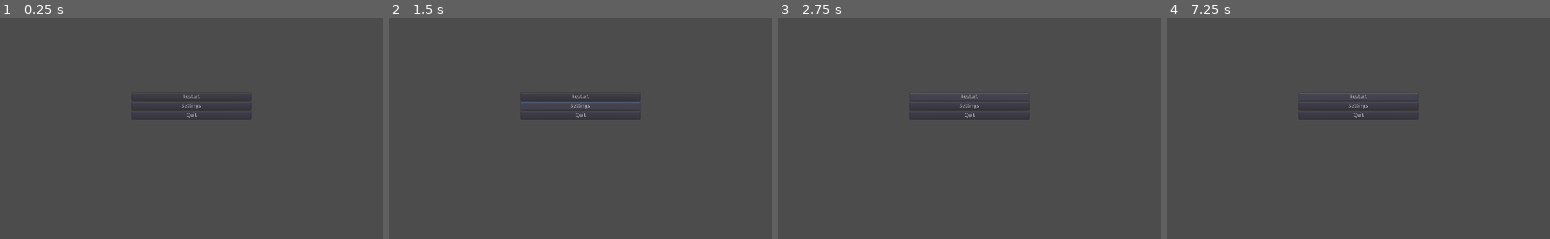
Above: before the commit, frames 1-4 (left to right).
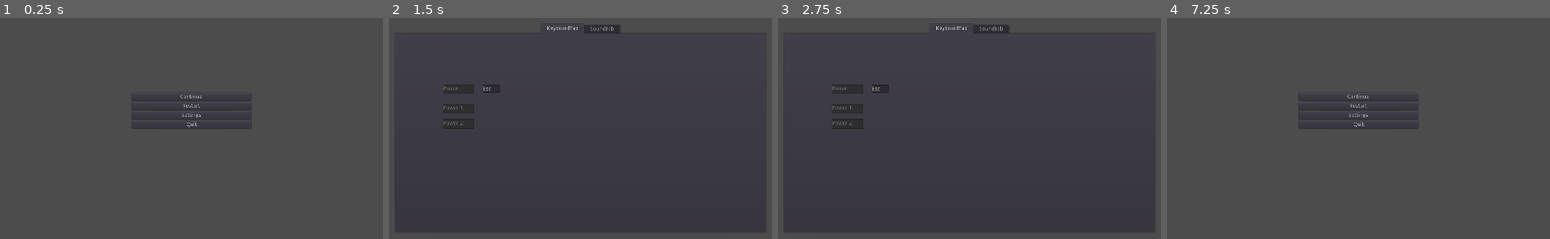
Above: after the commit, the same moments.

Repository: S-Blanco/GMTK_gamejam2023
Game: Godot game, scene res://Src/UI/Menu.tscn
Same seed, same stepped clock (60 frames per second), same inputs: the game is played once before the commit and once after it. The project has no main scene, so this scene is started directly.
Inputs (mouse positions are in pixels of both pictures, inside the frame that each line leads up to):
- Up to frame 1 (0.25 s): no input
- Up to frame 2 (1.5 s): click "Restart" at 0.5 s; click "Settings" at 1.25 s
- Up to frame 3 (2.75 s): click (969, 97) at 2 s, where only the run before the commit has a clickable "Restart"
- Up to frame 4 (7.25 s): click (1358, 97) at 2.75 s, where only the run before the commit has a clickable "Restart"; tap Enter at 3.5, 5, 6.5 s; tap Space at 4.25, 5.75 s; tap Escape at 7.15 s

The runs differ from the first frame. In frame 1, 0.3% of the frame differs, in the area x 34-66%, y 34-51%; in frame 2, 1.7%, in the area x 14-66%, y 2-51%; in frame 3, 1.7%; in frame 4, 0.4%.

Commit message:
Basic menu

Diff:
--- a/Game/Src/UI/Menu.gd
+++ b/Game/Src/UI/Menu.gd
@@ -17,4 +17,21 @@
 
 
 func _on_RestartButton_pressed():
-	pass # Replace with function body.
+	# TODO : reset glory and distance in global_var
+	print("Restart the game, set glory to 50 and distance to 0")
+	# get_tree().change_scene("res://Src/TestEnemyMovement.tscn")
+
+func _on_QuitButton_pressed():
+	get_tree().quit()
+
+
+func _on_ContinueButton_pressed():
+	print("Continue the current game")
+	# NOTE : We should save the last monster position to go in and out of the menu
+	# and get back to the exact same scene
+	# get_tree().change_scene("res://Src/TestEnemyMovement.tscn")
+
+
+func _on_SettingsButton_pressed():
+	print("Open the settings page : keyboard control")
+	get_tree().change_scene("res://Src/UI/Settings.tscn")
--- a/Game/Src/UI/Menu.tscn
+++ b/Game/Src/UI/Menu.tscn
@@ -17,21 +17,30 @@
 margin_right = 155.0
 margin_bottom = 91.0
 
-[node name="RestartButton" type="Button" parent="VBoxContainer"]
+[node name="ContinueButton" type="Button" parent="VBoxContainer"]
 margin_right = 310.0
 margin_bottom = 20.0
+text = "Continue"
+
+[node name="RestartButton" type="Button" parent="VBoxContainer"]
+margin_top = 24.0
+margin_right = 310.0
+margin_bottom = 44.0
 text = "Restart"
 
 [node name="SettingsButton" type="Button" parent="VBoxContainer"]
-margin_top = 24.0
+margin_top = 48.0
 margin_right = 310.0
-margin_bottom = 44.0
+margin_bottom = 68.0
 text = "Settings"
 
 [node name="QuitButton" type="Button" parent="VBoxContainer"]
-margin_top = 48.0
+margin_top = 72.0
 margin_right = 310.0
-margin_bottom = 68.0
+margin_bottom = 92.0
 text = "Quit"
 
+[connection signal="pressed" from="VBoxContainer/ContinueButton" to="." method="_on_ContinueButton_pressed"]
 [connection signal="pressed" from="VBoxContainer/RestartButton" to="." method="_on_RestartButton_pressed"]
+[connection signal="pressed" from="VBoxContainer/SettingsButton" to="." method="_on_SettingsButton_pressed"]
+[connection signal="pressed" from="VBoxContainer/QuitButton" to="." method="_on_QuitButton_pressed"]
--- /dev/null
+++ b/Game/Src/UI/Settings.gd
@@ -0,0 +1,19 @@
+extends Control
+
+
+# Declare member variables here. Examples:
+# var a = 2
+# var b = "text"
+
+
+# Called when the node enters the scene tree for the first time.
+func _ready():
+	pass # Replace with function body.
+
+func _input(ev):
+	if ev is InputEventKey and ev.scancode == KEY_ESCAPE:
+		get_tree().change_scene("res://Src/UI/Menu.tscn")
+
+# Called every frame. 'delta' is the elapsed time since the previous frame.
+#func _process(delta):
+#	pass
--- /dev/null
+++ b/Game/Src/UI/Settings.tscn
@@ -0,0 +1,77 @@
+[gd_scene load_steps=2 format=2]
+
+[ext_resource path="res://Src/UI/Settings.gd" type="Script" id=1]
+
+[node name="Settings" type="Control"]
+anchor_right = 1.0
+anchor_bottom = 1.0
+script = ExtResource( 1 )
+
+[node name="TabContainer" type="TabContainer" parent="."]
+anchor_left = 0.5
+anchor_top = 0.5
+anchor_right = 0.5
+anchor_bottom = 0.5
+margin_left = -480.0
+margin_top = -270.0
+margin_right = 480.0
+margin_bottom = 270.0
+
+[node name="KeyboardTab" type="Tabs" parent="TabContainer"]
+anchor_right = 1.0
+anchor_bottom = 1.0
+margin_left = 4.0
+margin_top = 32.0
+margin_right = -4.0
+margin_bottom = -4.0
+
+[node name="PauseText" type="TextEdit" parent="TabContainer/KeyboardTab"]
+margin_left = 120.0
+margin_top = 125.0
+margin_right = 200.0
+margin_bottom = 150.0
+text = "Pause :"
+readonly = true
+
+[node name="UsePowerOneText" type="TextEdit" parent="TabContainer/KeyboardTab"]
+margin_left = 120.0
+margin_top = 175.0
+margin_right = 200.0
+margin_bottom = 200.0
+text = "Power 1:"
+readonly = true
+
+[node name="UsePowerTwoText" type="TextEdit" parent="TabContainer/KeyboardTab"]
+margin_left = 120.0
+margin_top = 215.0
+margin_right = 200.0
+margin_bottom = 240.0
+text = "Power 2:"
+readonly = true
+
+[node name="PauseSetting" type="TextEdit" parent="TabContainer/KeyboardTab"]
+margin_left = 223.0
+margin_top = 126.0
+margin_right = 266.0
+margin_bottom = 146.0
+text = "Esc"
+
+[node name="SoundTab" type="Tabs" parent="TabContainer"]
+visible = false
+margin_left = 4.0
+margin_top = 32.0
+margin_right = 44.0
+margin_bottom = 56.0
+
+[node name="HSlider" type="HSlider" parent="TabContainer/SoundTab"]
+visible = false
+anchor_left = 0.5
+anchor_top = 0.5
+anchor_right = 0.5
+anchor_bottom = 0.5
+margin_left = -150.0
+margin_top = -10.0
+margin_right = 150.0
+margin_bottom = 40.0
+max_value = 10.0
+tick_count = 10
